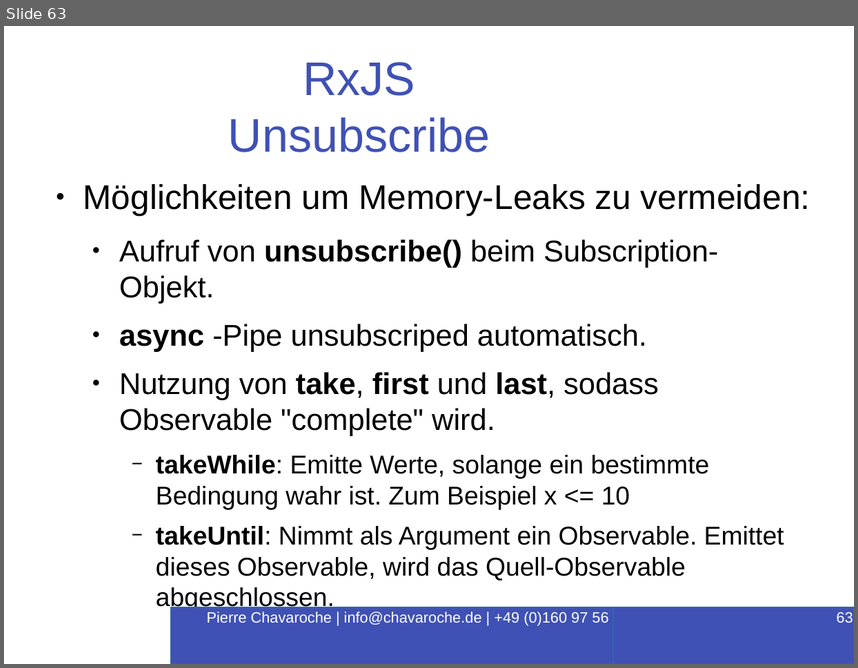
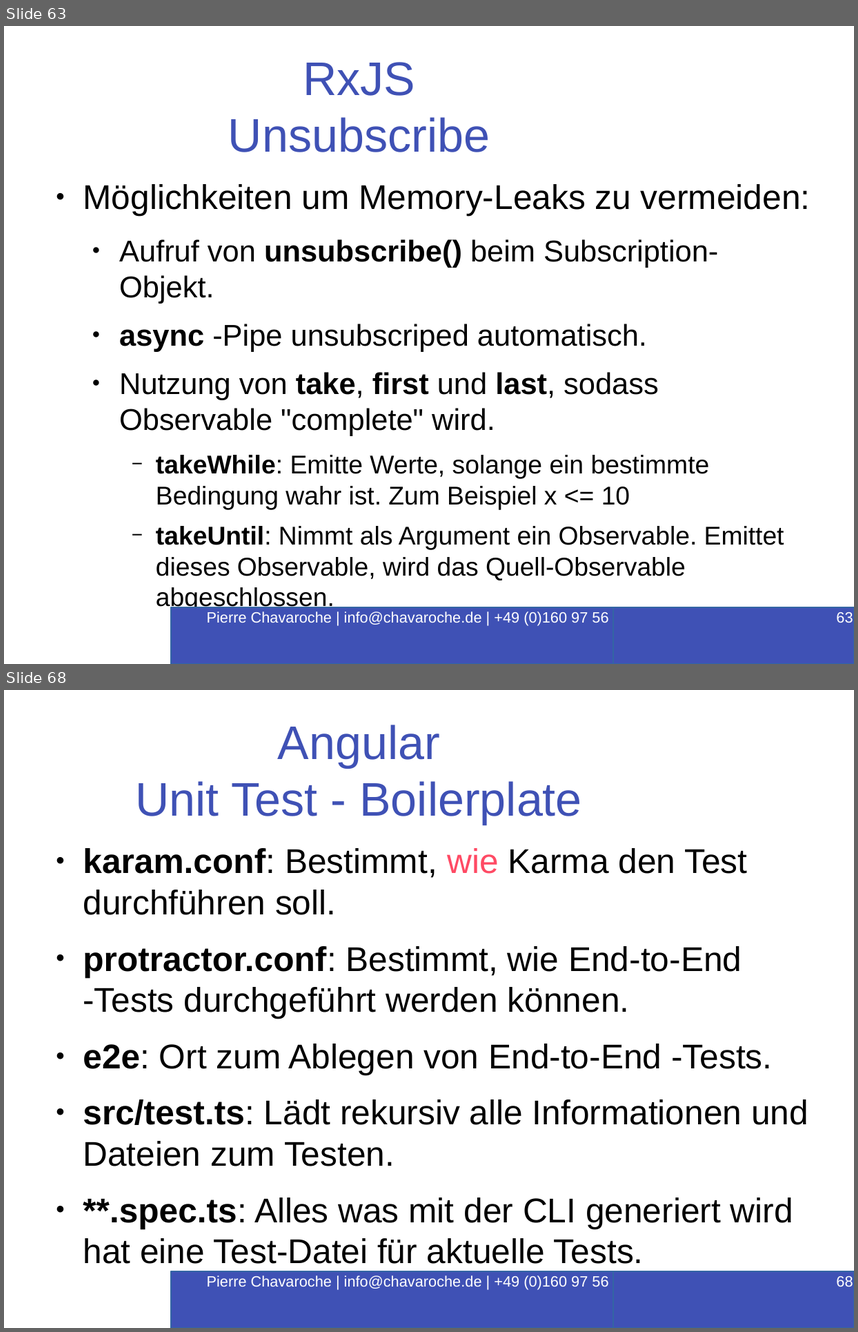
Before and after one commit to PierreChavaroche/workshop-presentation, a slide deck: Angular-RxJS.odp. Shown one above the other, each under a label of ours: slide 63 before the commit, slides 63 and 68 after it; the slides between them are not shown. The pictures are 858x668 and 858x1332 pixels, drawn with LibreOffice and Linux fonts; fonts in the diff are those of the drawing; background and template pictures are left out. Boxes give left, top, right and bottom in pixels: in the first picture for what was removed or moved away, otherwise in the second. Text is boxed around its words. In the diff, an @@ line names an element or a change of style, - is before the commit and + after.

```diff
--- a/Angular-RxJS.odp
+++ b/Angular-RxJS.odp
@@ slide 68 added at (4, 690, 854, 1328), background #FFFFFF @@
@@ title added at (136, 724, 582, 824), 44 pt, text #3F51B5 @@
+Angular
+Unit Test - Boilerplate
@@ text added at (83, 848, 809, 1263), 32 pt, text #000000 @@
+● karam.conf: Bestimmt, wie Karma den Test durchführen soll.
+● protractor.conf: Bestimmt, wie End-to-End -Tests durchgeführt werden können.
+● e2e: Ort zum Ablegen von End-to-End -Tests.
+● src/test.ts: Lädt rekursiv alle Informationen und Dateien zum Testen.
+● **.spec.ts: Alles was mit der CLI generiert wird hat eine Test-Datei für aktuelle Tests.
@@ rectangle added at (172, 1271, 688, 1328), fill #3F51B5, outline #3465A4 1.5 pt, 14 pt, text #FFFFFF @@
+Pierre Chavaroche | info@chavaroche.de | +49 (0)160 97 56 16 87
@@ page number added at (613, 1271, 854, 1328), fill #3F51B5, outline #3465A4 1.5 pt, 14 pt, text #FFFFFF @@
+68
```
Also in this commit, not shown: 5 slides changed, 13 other slides added, 16 other files.
